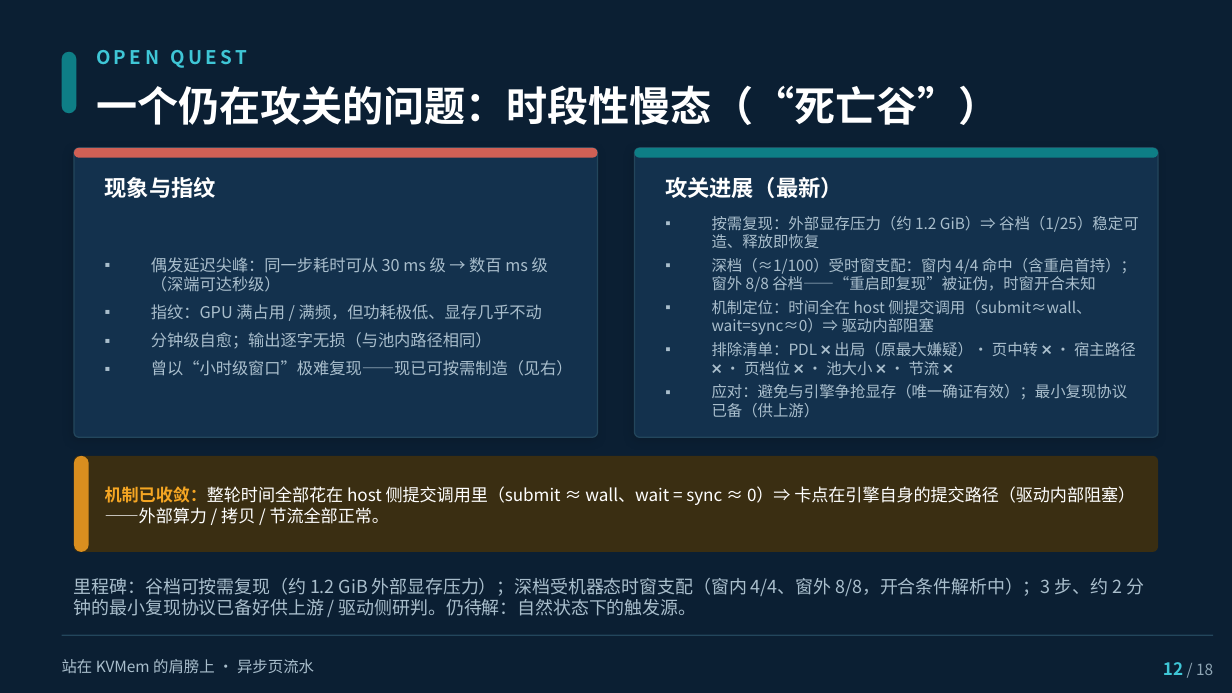
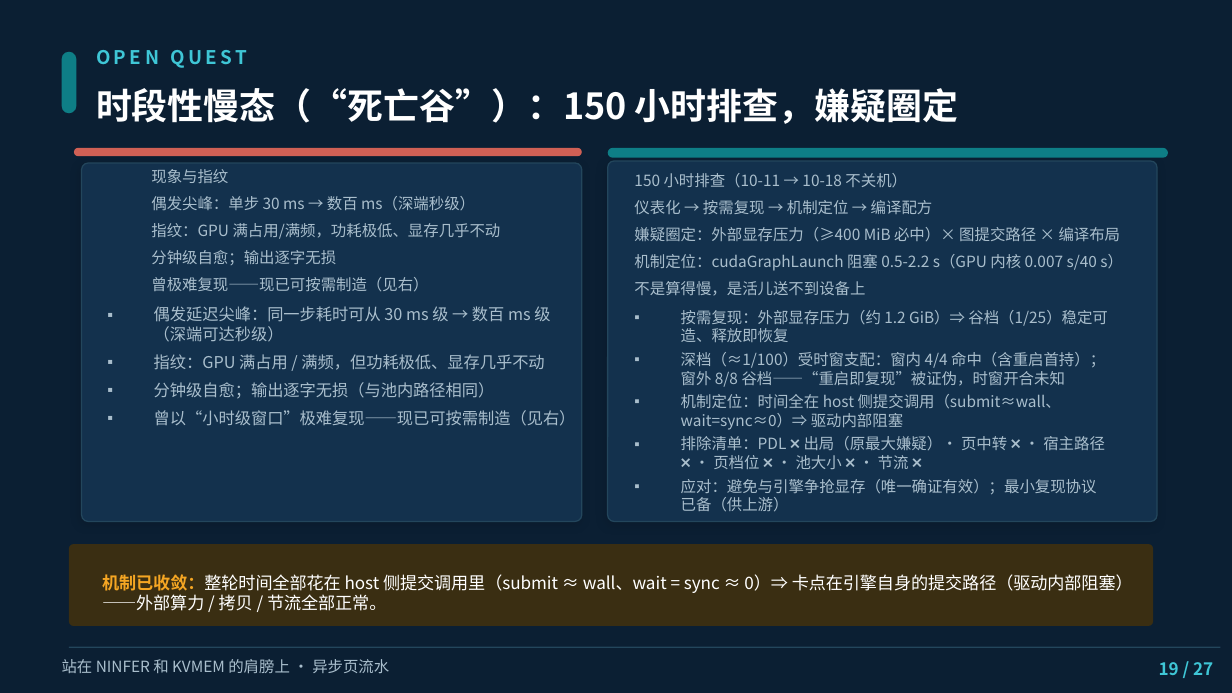
Before and after one commit to paicat1/Ninfer-KVMem-Async, a slide deck: slide 19 of docs/异步页流水-技术说明.pptx (slide 16 before the commit). Drawn at 1232x693 pixels with LibreOffice and Linux fonts; fonts in the diff are those of the drawing. Boxes give left, top, right and bottom in pixels: in the first picture for what was removed or moved away, otherwise in the second. Text is boxed around its words. In the diff, an @@ line names an element or a change of style, - is before the commit and + after.

Commit message:
docs(PPT): 微调批次⑤——①封面（站在 NINFER 和 KVMEM 肩膀上 26pt / 主标题+英文名 30pt）②新增 NINFER 引擎介绍页与沈三殊醒目页（金色 kicker）③新增算法基础页（调度大脑继承上游/步进执行器自研）+ 页放哪改物理基础 ④死亡谷拆两页（150h 嫌疑圈定 / 转机：死机-风暴-降Gen-新配方）+ 追捕改名第一阶段 ⑤诚实清单重梳（深载性能边界非谷成因/统计强度卡）⑥开源页重梳（嫌疑圈定+初步消除口径）⑦新增三层加速栈/数学基础/DEPTH 页深色统一 ⑧页码全片重编 /27

```diff
--- a/docs/异步页流水-技术说明.pptx
+++ b/docs/异步页流水-技术说明.pptx
@@ text at box(96, 88, 958, 124): text changed; size 24 to 21 pt @@
-一个仍在攻关的问题：时段性慢态（“死亡谷”）
+时段性慢态（“死亡谷”）：150 小时排查，嫌疑圈定
@@ rounded rectangle: place and size @@
-rounded rectangle at box(74, 148, 598, 158)
+rounded rectangle at box(74, 148, 582, 156)
@@ rounded rectangle: place and size @@
-rounded rectangle at box(634, 148, 1158, 158)
+rounded rectangle at box(607, 148, 1168, 158)
@@ rounded rectangle: place and size @@
-rounded rectangle at box(74, 148, 598, 437)
+rounded rectangle at box(81, 163, 582, 521)
@@ text at box(151, 169, 228, 183): size 13 to 9 pt, text colour #FFFFFF to #A9BECC, bold off in "现象与指纹"; more space between paragraphs @@
@@ text "现象与指纹": place and size @@
-text "现象与指纹" at box(105, 177, 216, 198)
+text "现象与指纹" at box(151, 169, 501, 292)
@@ rounded rectangle: place and size @@
-rounded rectangle at box(634, 148, 1158, 437)
+rounded rectangle at box(607, 161, 1157, 522)
@@ text at box(634, 173, 1123, 296): text changed; size 13 to 9 pt; text colour #FFFFFF to #A9BECC; bold off @@
-攻关进展（最新）
+150 小时排查（10-11 → 10-18 不关机）
+仪表化 → 按需复现 → 机制定位 → 编译配方
+嫌疑圈定：外部显存压力（≥400 MiB 必中）× 图提交路径 × 编译布局
+机制定位：cudaGraphLaunch 阻塞 0.5-2.2 s（GPU 内核 0.007 s/40 s）
+不是算得慢，是活儿送不到设备上
@@ text at box(151, 196, 501, 292): paragraphs added @@
+偶发尖峰：单步 30 ms → 数百 ms（深端秒级）
+指纹：GPU 满占用/满频，功耗极低、显存几乎不动
+分钟级自愈；输出逐字无损
+曾极难复现——现已可按需制造（见右）
@@ text "偶发延迟尖峰：同一步耗时可从 30 ms 级 → ...": place and size @@
-text "偶发延迟尖峰：同一步耗时可从 30 ms 级 → ..." at box(151, 257, 573, 376)
+text "偶发延迟尖峰：同一步耗时可从 30 ms 级 → ..." at box(154, 306, 576, 426)
@@ text "按需复现：外部显存压力（约 1.2 GiB）⇒ 谷档（1/25）稳定可造、释放即恢复": place and size @@
-text "按需复现：外部显存压力（约 1.2 GiB）⇒ 谷档（1/25）稳定可造、释放即恢复" at box(712, 216, 1138, 417)
+text "按需复现：外部显存压力（约 1.2 GiB）⇒ 谷档（1/25）稳定可造、释放即恢复" at box(681, 310, 1107, 512)
@@ rounded rectangle removed at box(74, 456, 89, 552) @@
@@ rounded rectangle: place and size @@
-rounded rectangle at box(74, 456, 1158, 552)
+rounded rectangle at box(69, 545, 1153, 626)
@@ text "机制已收敛：整轮时间全部花在 host 侧提交调用里（submit ≈ wall、wait ...": place and size @@
-text "机制已收敛：整轮时间全部花在 host 侧提交调用里（submit ≈ wall、wait ..." at box(105, 486, 1135, 524)
+text "机制已收敛：整轮时间全部花在 host 侧提交调用里（submit ≈ wall、wait ..." at box(102, 574, 1133, 611)
@@ text removed at box(74, 578, 1144, 616) @@
-里程碑：谷档可按需复现（约 1.2 GiB 外部显存压力）；深档受机器态时窗支配（窗内 4/4、窗外 8/8，开合条件解析中）；3 步、约 2 分钟的最小复现协议已备好供上游 / 驱动侧研判。仍待解：自然状态下的触发源。
@@ text at box(62, 659, 389, 674): text changed @@
-站在 KVMem 的肩膀上 · 异步页流水
+站在 NINFER 和 KVMEM 的肩膀上 · 异步页流水
@@ rectangle: place and size @@
-rectangle at box(62, 634, 1214, 636)
+rectangle at box(69, 647, 1221, 648)
@@ text at box(1159, 662, 1213, 675): text changed; size 9 to 10 pt; text colour #8FA6B5 to #3FC6D6; bold on @@
-12 / 18
+19 / 27
```
Also in this commit, not shown: 17 other slides changed, 5 slides added, 1 other file.
